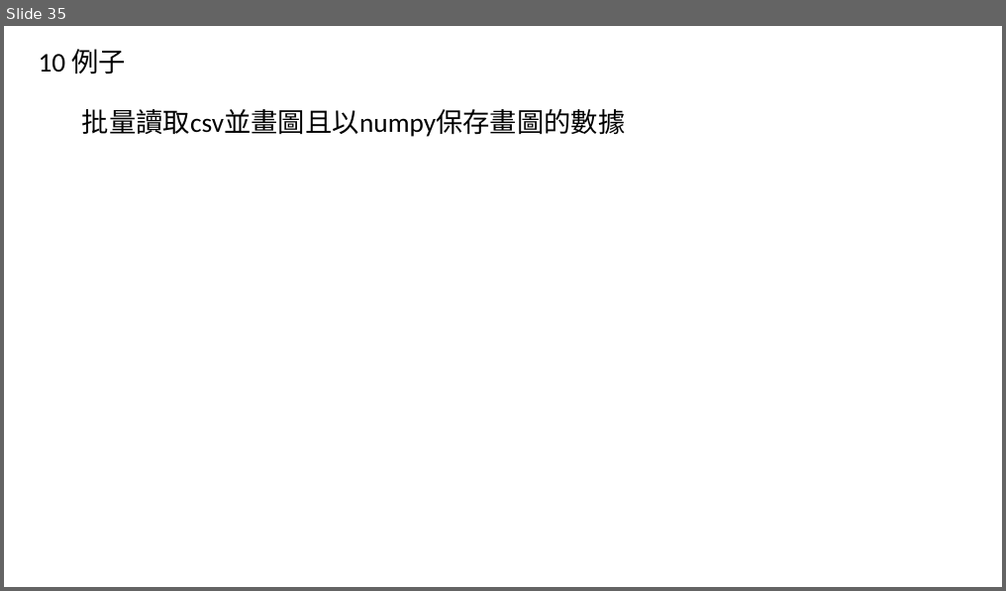
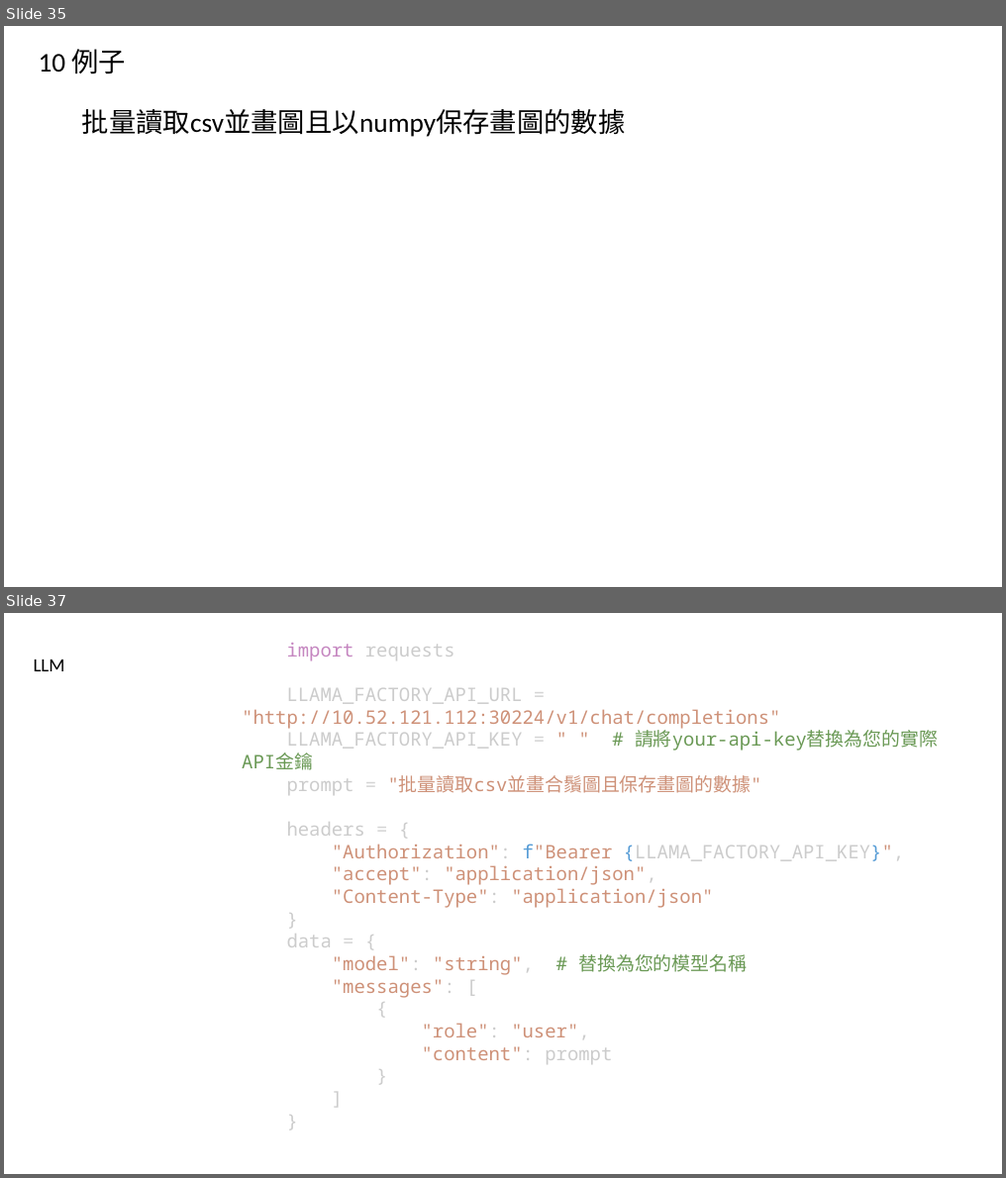
Before and after one commit to mike52ten11/python-data-analysis, a slide deck: python講義.pptx. Shown one above the other, each under a label of ours: slide 35 before the commit, slides 35 and 37 after it; the slides between them are not shown. The pictures are 1006x591 and 1006x1178 pixels, drawn with LibreOffice and Linux fonts; fonts in the diff are those of the drawing. Boxes give left, top, right and bottom in pixels: in the first picture for what was removed or moved away, otherwise in the second. Text is boxed around its words. In the diff, an @@ line names an element or a change of style, - is before the commit and + after.

```diff
--- a/python講義.pptx
+++ b/python講義.pptx
@@ slide 37 added at [4, 613, 1002, 1174], background #FFFFFF @@
@@ text added at [34, 660, 65, 671], 18 pt, text #000000 @@
+LLM
@@ text added at [242, 643, 938, 1064], 18 pt, text #CE9178 @@
+import requests
+LLAMA_FACTORY_API_URL = "http://10.52.121.112:30224/v1/chat/completions"
+LLAMA_FACTORY_API_KEY = " " # 請將your-api-key替換為您的實際API金鑰
+prompt = "批量讀取csv並畫合鬚圖且保存畫圖的數據"
+headers = {
+"Authorization": f"Bearer {LLAMA_FACTORY_API_KEY}",
+"accept": "application/json",
+"Content-Type": "application/json"
+}
+data = {
+"model": "string", # 替換為您的模型名稱
+"messages": [
+{
+"role": "user",
+"content": prompt
+}
+]
+}
```
Also in this commit, not shown: 1 slide changed, 1 other file.
